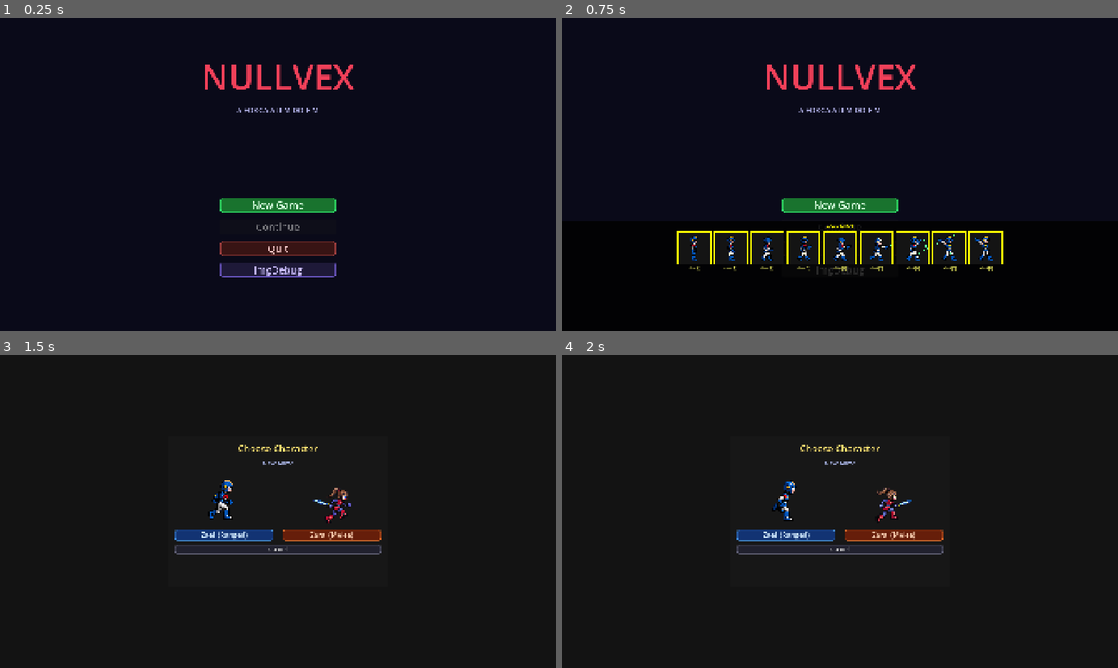
Above: before the commit, frames 1-4 (two rows, left to right).
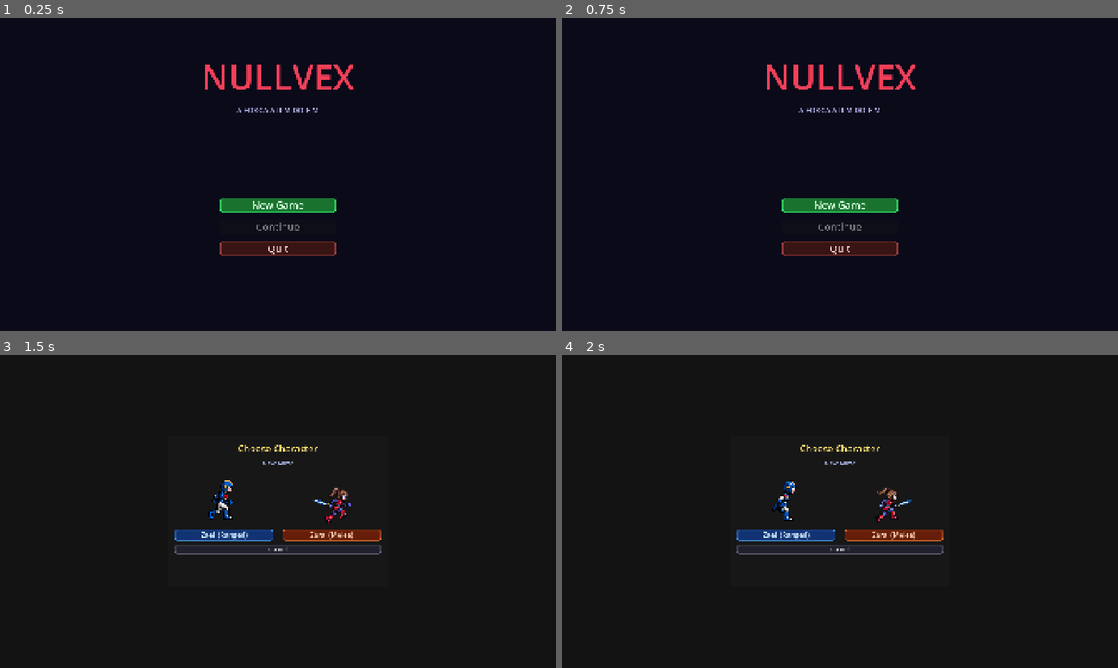
Above: after the commit, the same moments.

Repository: joaoramos00/NullvexGame
Game: Godot game, scene res://ui/title_screen.tscn
The game is run twice, just before and just after one commit, with the same random seed, the same clock (stepped at 60 frames per second) and the same inputs.
Inputs (mouse positions are in pixels of both pictures, inside the frame that each line leads up to):
- Up to frame 1 (0.25 s): no input
- Up to frame 2 (0.75 s): click (840, 268) at 0.5 s, where only the run before the commit has a clickable "ImgDebug"
- Up to frame 3 (1.5 s): click "New Game" at 1.25 s
- Up to frame 4 (2 s): no input

The runs differ from the first frame. In frame 1, 1.0% of the frame differs, in the area x 39-61%, y 78-83%; in frame 2, 2.7%, in the area x 20-80%, y 65-83%; in frame 3, nothing differs; in frame 4, nothing differs.

Commit message:
chore: remove ImgDebug e sprites do Zael da title screen
Co-Authored-By: Claude Sonnet 4.6 <noreply@anthropic.com>

Diff:
--- a/ui/title_screen.gd
+++ b/ui/title_screen.gd
@@ -1,103 +1,10 @@
 extends Control
-
-var _debug_panel: Node = null
 
 func _ready() -> void:
     $VBox/ContinueButton.disabled = not GameManager.has_save()
     $VBox/NewGameButton.pressed.connect(_on_new_game_pressed)
     $VBox/ContinueButton.pressed.connect(_on_continue_pressed)
     $VBox/QuitButton.pressed.connect(_on_quit_pressed)
-    $VBox/ImgDebugButton.pressed.connect(_on_img_debug_pressed)
-
-func _on_img_debug_pressed() -> void:
-    if is_instance_valid(_debug_panel):
-        _debug_panel.queue_free()
-        _debug_panel = null
-    else:
-        call_deferred("_build_sprite_debug")
-
-func _build_sprite_debug() -> void:
-    var vp := get_viewport_rect().size
-
-    var root := Control.new()
-    root.set_anchors_and_offsets_preset(Control.PRESET_FULL_RECT)
-    root.mouse_filter = Control.MOUSE_FILTER_IGNORE
-    root.z_index = 100
-    add_child(root)
-    _debug_panel = root
-
-    var bg := ColorRect.new()
-    bg.color = Color(0, 0, 0, 0.82)
-    bg.position = Vector2(0, vp.y - 380)
-    bg.size = Vector2(vp.x, 380)
-    root.add_child(bg)
-
-    var vbox := VBoxContainer.new()
-    vbox.position = Vector2(0, vp.y - 377)
-    vbox.size = Vector2(vp.x, 374)
-    vbox.add_theme_constant_override("separation", 6)
-    root.add_child(vbox)
-
-    var shoot_z := load("res://characters/ranged/ZaelAtirando.png") as Texture2D
-
-    var shoot_frames: Array = []
-    for i in 9:
-        shoot_frames.append(["shot[%d]" % i, shoot_z, i * 68])
-
-    _add_char_row(vbox, "ZAEL SHOT", shoot_frames)
-
-func _add_char_row(parent: VBoxContainer, char_name: String, frame_data: Array) -> void:
-    var lbl := Label.new()
-    lbl.text = char_name
-    lbl.add_theme_font_size_override("font_size", 18)
-    lbl.add_theme_color_override("font_color", Color(1, 1, 0))
-    lbl.horizontal_alignment = HORIZONTAL_ALIGNMENT_CENTER
-    parent.add_child(lbl)
-
-    var hbox := HBoxContainer.new()
-    hbox.add_theme_constant_override("separation", 8)
-    hbox.alignment = BoxContainer.ALIGNMENT_CENTER
-    parent.add_child(hbox)
-
-    for entry in frame_data:
-        var frame_name: String = entry[0]
-        var tex: Texture2D     = entry[1]
-        var atlas_x: int       = entry[2]
-
-        var col := VBoxContainer.new()
-        col.add_theme_constant_override("separation", 2)
-        hbox.add_child(col)
-
-        var panel := PanelContainer.new()
-        var style := StyleBoxFlat.new()
-        style.bg_color = Color(0.08, 0.08, 0.08)
-        style.border_color = Color(1, 1, 0)
-        style.set_border_width_all(5)
-        style.content_margin_left   = 3
-        style.content_margin_right  = 3
-        style.content_margin_top    = 3
-        style.content_margin_bottom = 3
-        panel.add_theme_stylebox_override("panel", style)
-        col.add_child(panel)
-
-        var rect := TextureRect.new()
-        rect.custom_minimum_size = Vector2(112, 112)
-        rect.stretch_mode = TextureRect.STRETCH_KEEP_ASPECT_CENTERED
-        rect.texture_filter = CanvasItem.TEXTURE_FILTER_NEAREST
-        if tex != null:
-            var at := AtlasTexture.new()
-            at.atlas = tex
-            at.filter_clip = true
-            at.region = Rect2(atlas_x, 0, 68, 68)
-            rect.texture = at
-        panel.add_child(rect)
-
-        var name_lbl := Label.new()
-        name_lbl.text = frame_name
-        name_lbl.horizontal_alignment = HORIZONTAL_ALIGNMENT_CENTER
-        name_lbl.add_theme_font_size_override("font_size", 13)
-        name_lbl.add_theme_color_override("font_color", Color(1, 1, 0.4))
-        col.add_child(name_lbl)
 
 func _on_new_game_pressed() -> void:
     GameManager.reset()
--- a/ui/title_screen.tscn
+++ b/ui/title_screen.tscn
@@ -33,18 +33,6 @@
 border_width_right = 2
 border_width_bottom = 2
 border_color = Color(0.75, 0.3, 0.3, 1)
-corner_radius_top_left = 8
-corner_radius_top_right = 8
-corner_radius_bottom_right = 8
-corner_radius_bottom_left = 8
-
-[sub_resource type="StyleBoxFlat" id="BtnDebug"]
-bg_color = Color(0.12, 0.1, 0.22, 1)
-border_width_left = 2
-border_width_top = 2
-border_width_right = 2
-border_width_bottom = 2
-border_color = Color(0.5, 0.4, 0.9, 1)
 corner_radius_top_left = 8
 corner_radius_top_right = 8
 corner_radius_bottom_right = 8
@@ -115,10 +103,3 @@
 theme_override_font_sizes/font_size = 34
 theme_override_colors/font_color = Color(1.0, 0.82, 0.82, 1)
 theme_override_styles/normal = SubResource("BtnQuit")
-
-[node name="ImgDebugButton" type="Button" parent="VBox"]
-layout_mode = 2
-text = "ImgDebug"
-theme_override_font_sizes/font_size = 34
-theme_override_colors/font_color = Color(0.8, 0.75, 1.0, 1)
-theme_override_styles/normal = SubResource("BtnDebug")
Not shown, changed: export/web/index.pck
